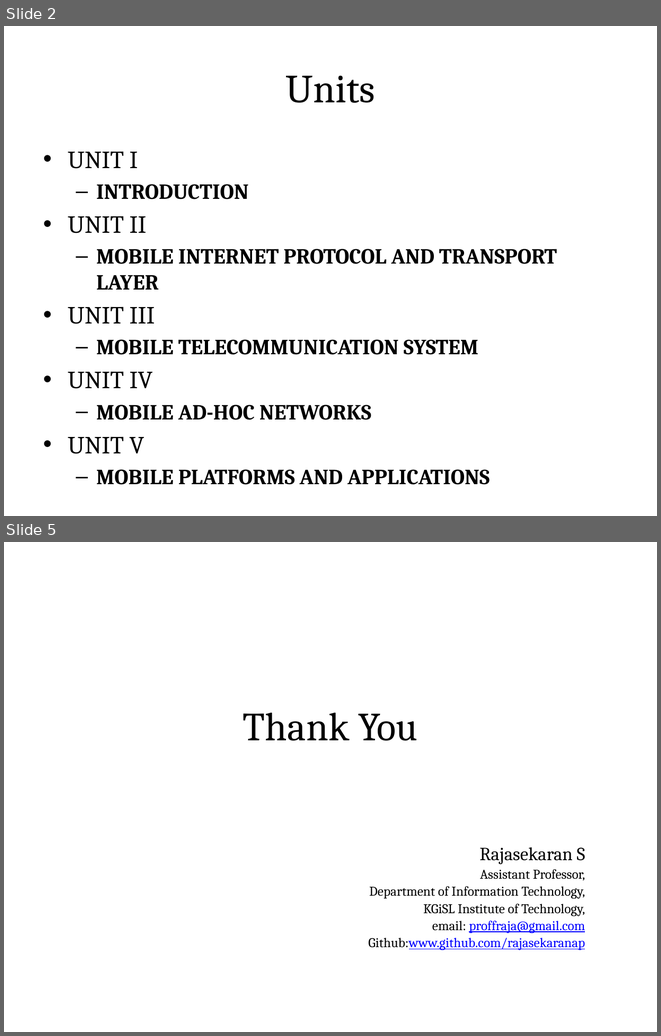
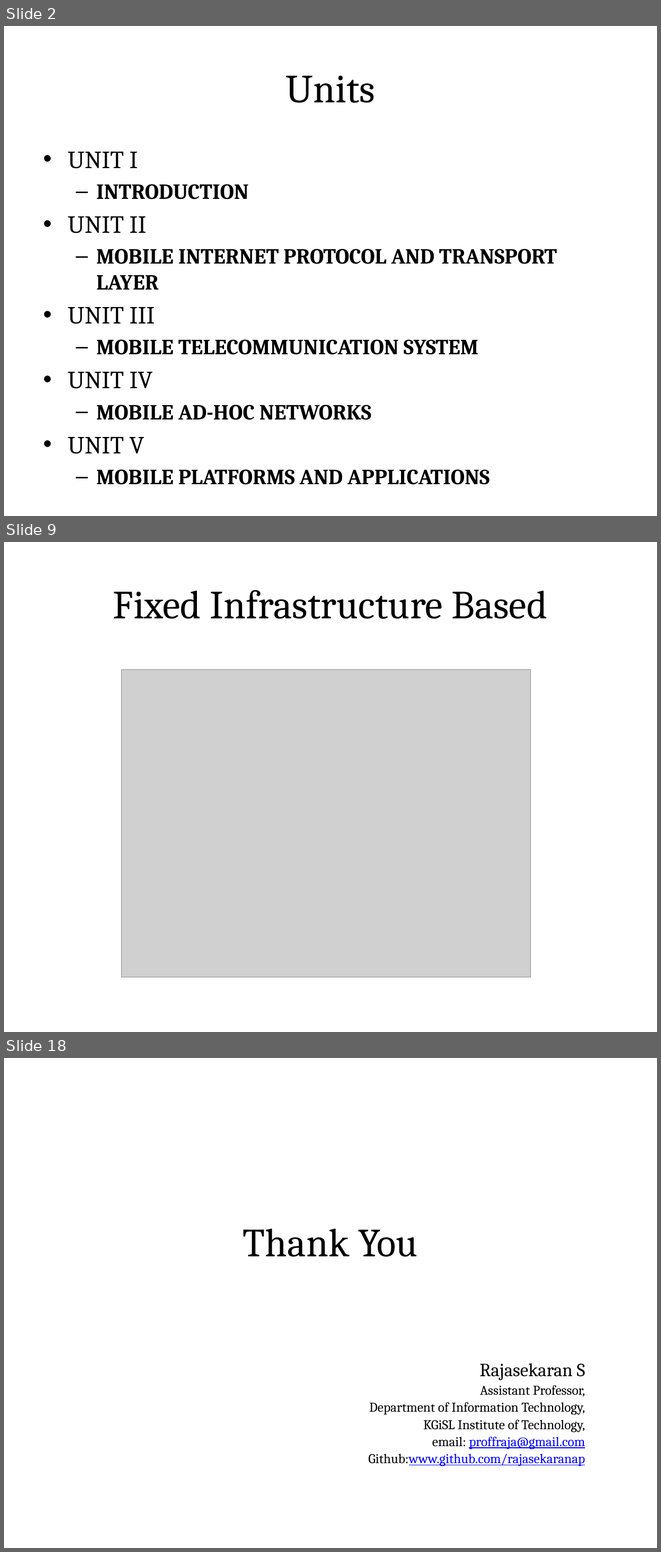
Before and after one commit to rajasekaran36/IT6601-Mobile-Computing, a slide deck: Slides/IT6601-U1.pptx. Shown one above the other, each under a label of ours: slides 2 and 5 before the commit, slides 2, 9 and 18 after it; the slides between them are not shown. The pictures are 661x1036 and 661x1552 pixels, drawn with LibreOffice and Linux fonts; fonts in the diff are those of the drawing; grey boxes stand for pictures. Boxes give left, top, right and bottom in pixels: in the first picture for what was removed or moved away, otherwise in the second. Text is boxed around its words. In the diff, an @@ line names an element or a change of style, - is before the commit and + after.

```diff
--- a/Slides/IT6601-U1.pptx
+++ b/Slides/IT6601-U1.pptx
@@ slide 9 added at <box>4,542,657,1032</box>, background #FFFFFF @@
@@ title added at <box>37,562,624,643</box>, fill gradient #DAFDA7 to #E4FCC2 to #F5FFE7, outline #98B955 0.75 pt, 44 pt, text #000000 @@
+Fixed Infrastructure Based
@@ picture added at <box>122,669,531,977</box> @@
@@ what was slide 5 is now slide 18 @@
```
Also in this commit, not shown: 1 slide changed, 13 other slides added, 1 slide removed.
